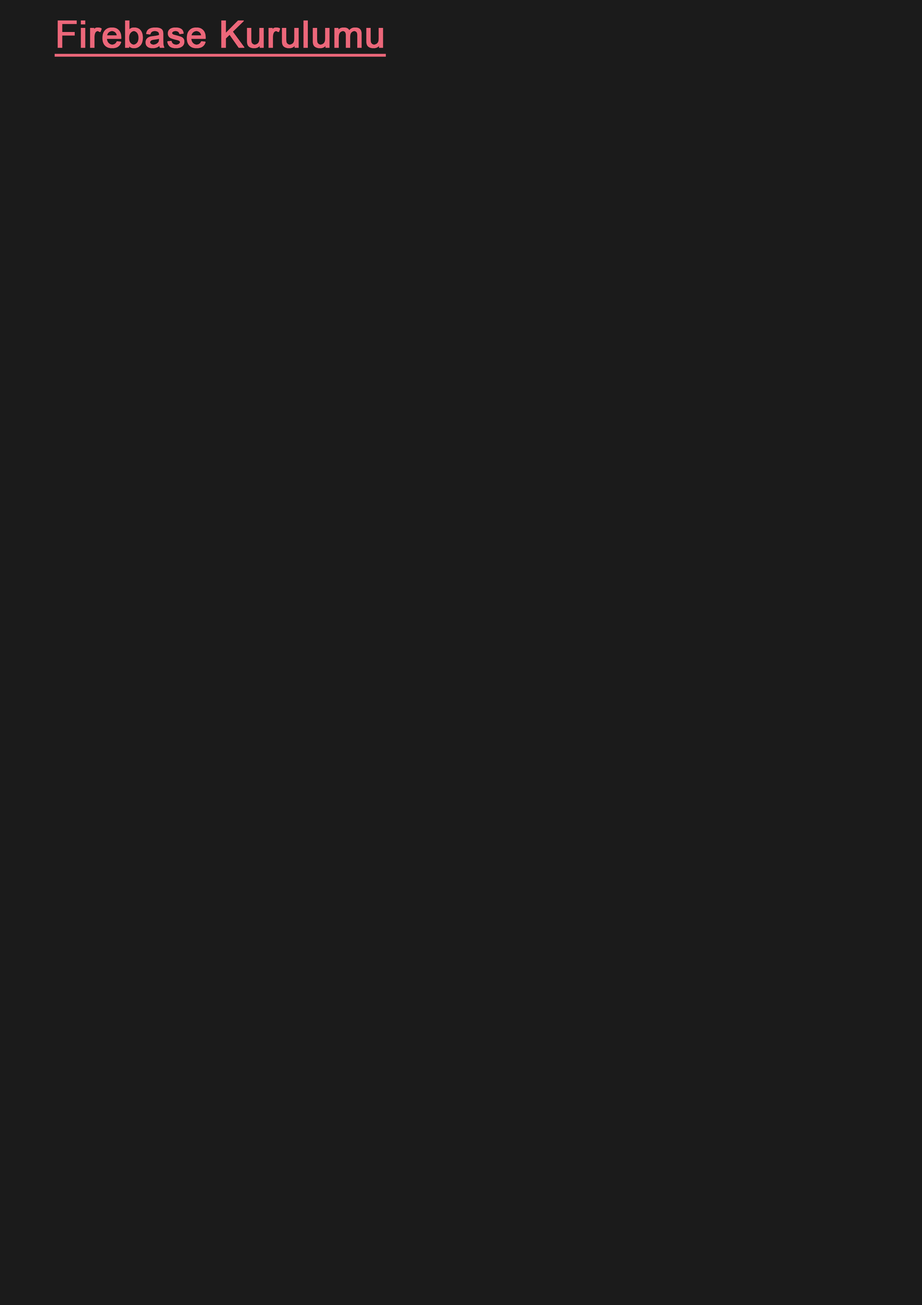
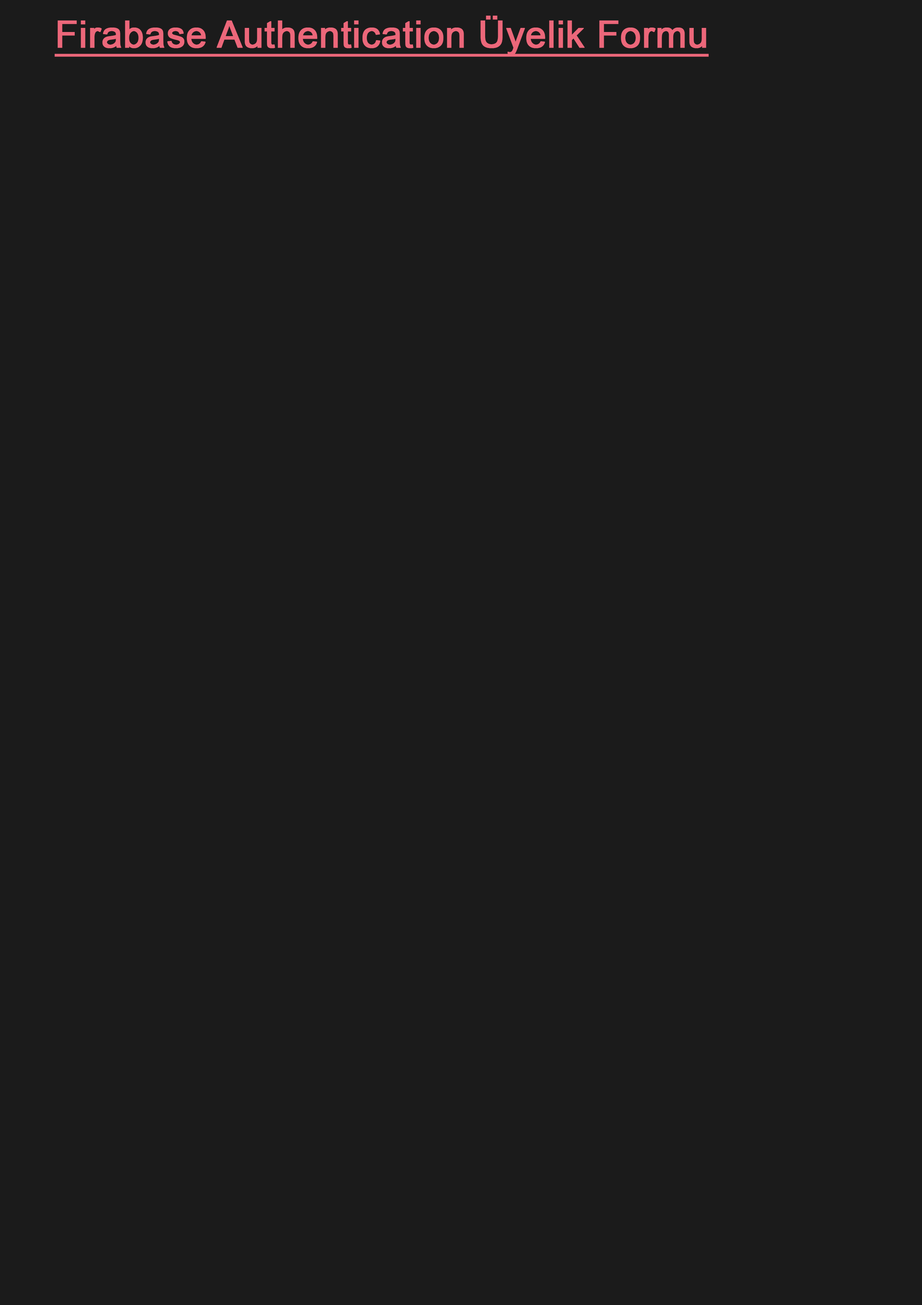
Two versions of the same layered image (922×1305). Layer-by-layer changes:
renamed "Firebase Kurulumu" to "Firabase Authentication Üyelik Formu", painted on it over bbox(102, 15, 710, 57)
